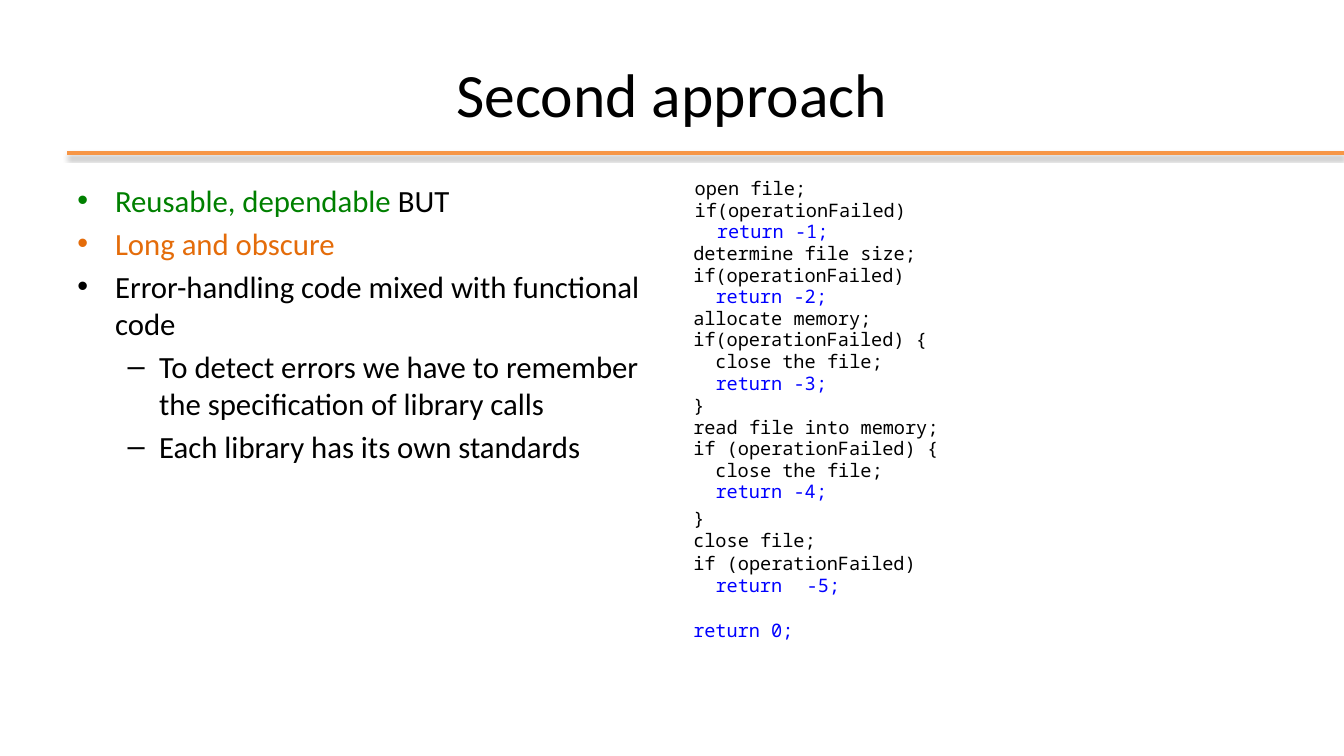
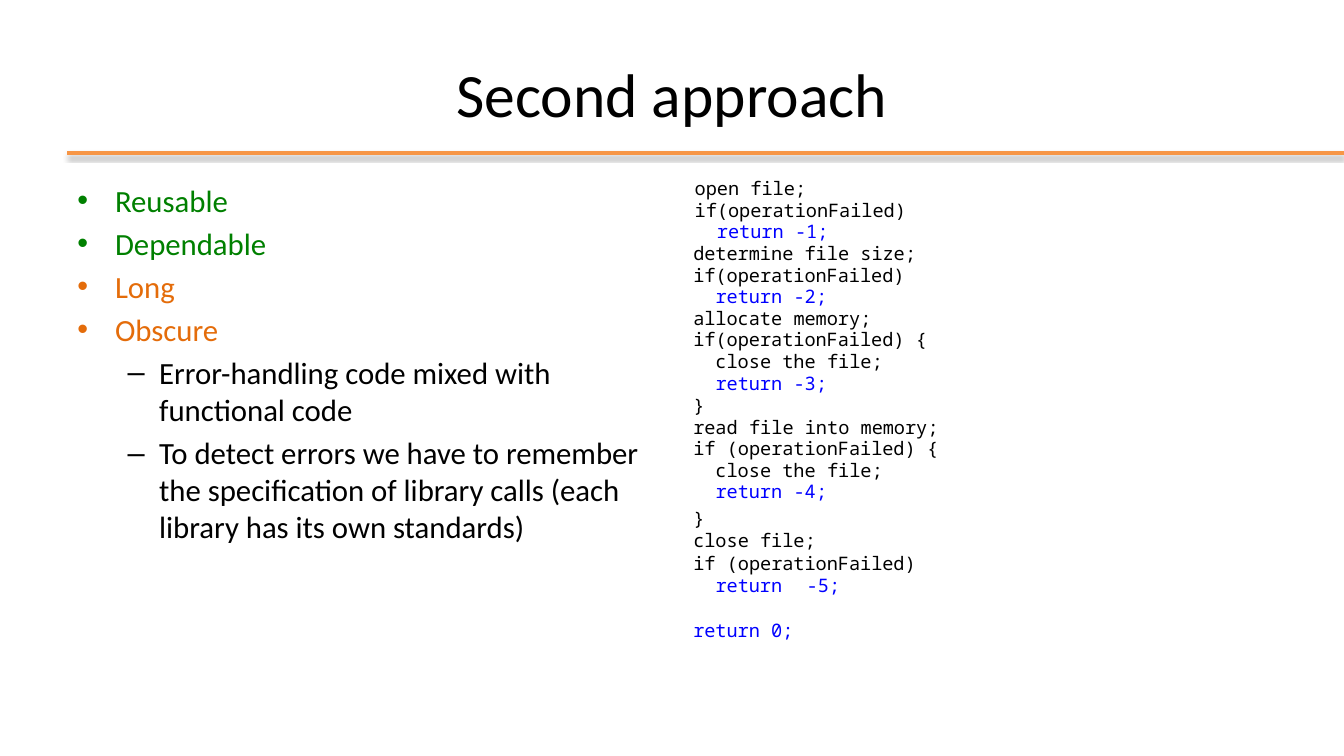
Before and after one commit to plctechnician/ooprogramming, a slide deck: slide 7 of java/slides/ppt/07 - Java Exceptions.pptx (slide 6 before the commit). Drawn at 1344x756 pixels with LibreOffice and Linux fonts; fonts in the diff are those of the drawing; background and template pictures are left out. Boxes give left, top, right and bottom in pixels: in the first picture for what was removed or moved away, otherwise in the second. Text is boxed around its words. In the diff, an @@ line names an element or a change of style, - is before the commit and + after.

```diff
--- a/java/slides/ppt/07 - Java Exceptions.pptx
+++ b/java/slides/ppt/07 - Java Exceptions.pptx
@@ text at bbox=[115, 190, 266, 342]: text changed @@
-• Reusable, dependable BUT
-• Long and obscure
+• Reusable
+• Dependable
+• Long
+• Obscure
@@ text at bbox=[159, 362, 550, 422]: bullet • to –; list level 1 to 2 in "Error-handling code mixed with functional ..." @@
@@ text at bbox=[159, 442, 638, 543]: text changed @@
-  – To detect errors we have to remember the specification of library calls
-  – Each library has its own standards
+  – To detect errors we have to remember the specification of library calls (each library has its own standards)
```
Also in this commit, not shown: 10 other slides changed, 4 slides removed, 1 other file.
